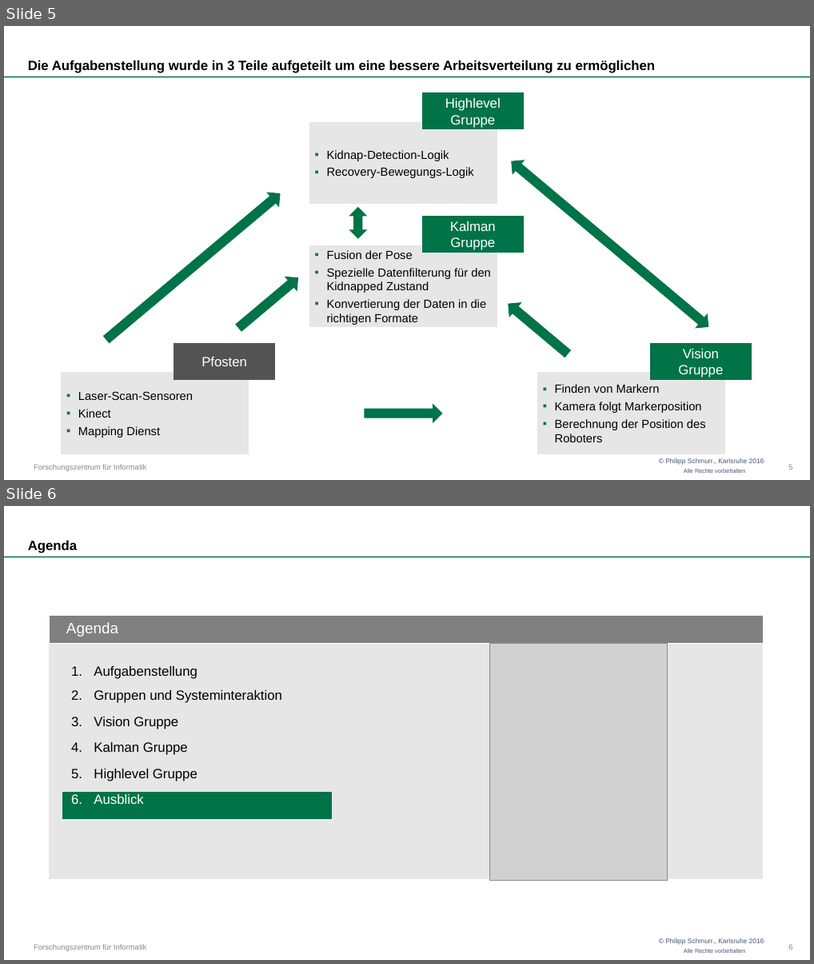
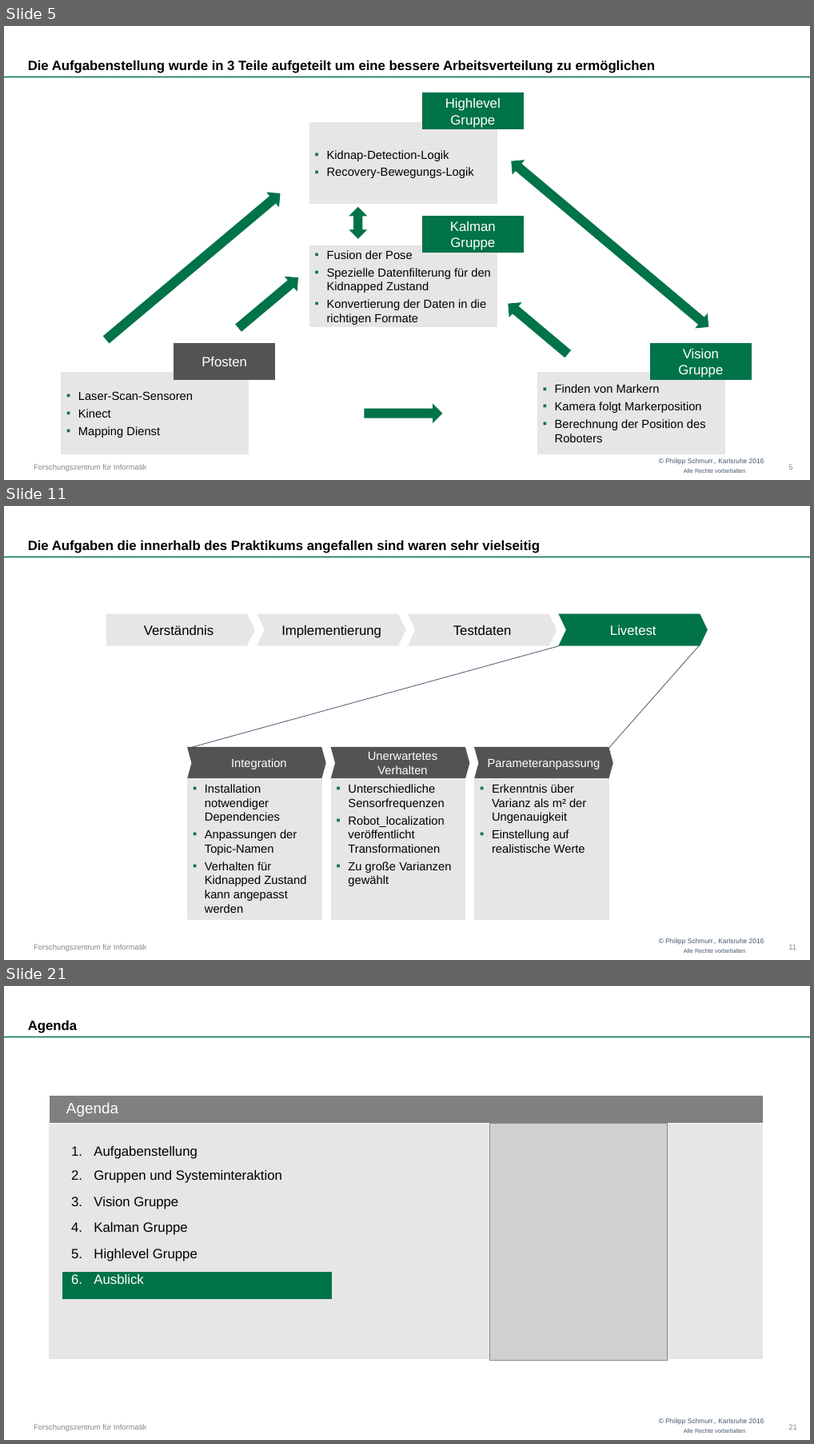
Before and after one commit to OtonoKakuei/robprak1516-documentation, a slide deck: robprak1516-presentation.pptx. Shown one above the other, each under a label of ours: slides 5 and 6 before the commit, slides 5, 11 and 21 after it; the slides between them are not shown. The pictures are 814x964 and 814x1444 pixels, drawn with LibreOffice and Linux fonts; fonts in the diff are those of the drawing; grey boxes stand for pictures; background and template pictures are left out. Boxes give left, top, right and bottom in pixels: in the first picture for what was removed or moved away, otherwise in the second. Text is boxed around its words. In the diff, an @@ line names an element or a change of style, - is before the commit and + after.

```diff
--- a/robprak1516-presentation.pptx
+++ b/robprak1516-presentation.pptx
@@ slide 11 added at (4, 506, 810, 960), background #FFFFFF; not listed: 4 template elements that a slide beside it also shows @@
@@ title added at (28, 540, 540, 553), 16 pt, text #000000, bold @@
+Die Aufgaben die innerhalb des Praktikums angefallen sind waren sehr vielseitig
@@ pentagon arrow added at (107, 614, 255, 645), fill #E7E6E6, outline #E7E6E6 1.5 pt, 16 pt, text #000000 @@
+Verständnis
@@ chevron added at (258, 614, 406, 645), fill #E7E6E6, outline #E7E6E6 1.5 pt, 16 pt, text #000000 @@
+Implementierung
@@ chevron added at (409, 614, 556, 645), fill #E7E6E6, outline #E7E6E6 1.5 pt, 16 pt, text #000000 @@
+Testdaten
@@ chevron added at (560, 614, 707, 645), fill #007348, outline #007348 1.5 pt, 16 pt, text #FFFFFF @@
+Livetest
@@ line added from (560, 646) to (188, 748), #44546A 0.75 pt @@
@@ line added from (700, 645) to (609, 748), #44546A 0.75 pt @@
@@ chevron added at (188, 748, 326, 778), fill #525252, outline #525252 1.5 pt, 14 pt, text #FFFFFF @@
+Integration
@@ chevron added at (332, 748, 470, 778), fill #525252, outline #525252 1.5 pt, 14 pt, text #FFFFFF @@
+Unerwartetes Verhalten
@@ chevron added at (475, 748, 613, 778), fill #525252, outline #525252 1.5 pt, 14 pt, text #FFFFFF @@
+Parameteranpassung
@@ rectangle added at (188, 779, 322, 919), fill #E7E6E6, outline #E7E6E6 1.5 pt, 14 pt, text #000000 @@
+▪ Installation notwendiger Dependencies
+  ▪ Anpassungen der Topic-Namen
+  ▪ Verhalten für Kidnapped Zustand kann angepasst werden
@@ rectangle added at (332, 779, 466, 919), fill #E7E6E6, outline #E7E6E6 1.5 pt, 14 pt, text #000000 @@
+▪ Unterschiedliche Sensorfrequenzen
+  ▪ Robot_localization veröffentlicht Transformationen
+  ▪ Zu große Varianzen gewählt
@@ rectangle added at (475, 779, 609, 919), fill #E7E6E6, outline #E7E6E6 1.5 pt, 14 pt, text #000000 @@
+▪ Erkenntnis über Varianz als m² der Ungenauigkeit
+  ▪ Einstellung auf realistische Werte
@@ page number added at (789, 944, 797, 949), 9 pt, text #868889 @@
+11
@@ what was slide 6 is now slide 21 @@
@@ page number at (789, 1424, 798, 1429): text changed @@
-6
+21
```
Also in this commit, not shown: 2 slides changed, 14 other slides added, 1 other file.
